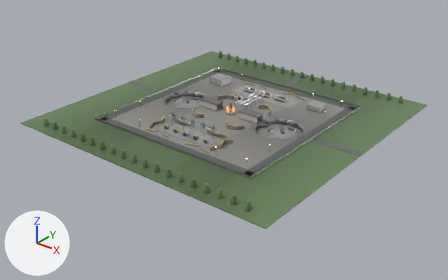
An edit to the glTF model assets/maps/reactor_site/glb/01_site.glb, drawn before and after from the same camera.
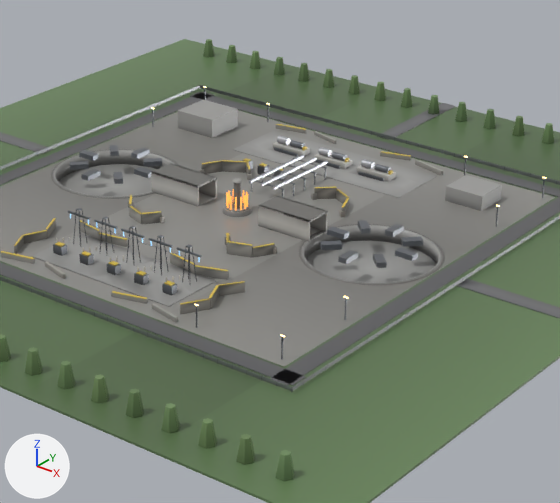
Each version appears first whole from a camera (50 mm lens) standing at (631.0, -808.0, 444.0) and looking at (-6.0, -12.0, -50.0), and next in a close-up on the part from 32% to 78% of the width and 13% to 78% of the height. Every picture has the same lights, and +X, +Y and +Z are marked at lower left. The older version's two pictures come first. Vertices at exactly the same position are counted once.

The first close-up shows 'site_asphalt', 'site_blastwall', 'site_concrete', 'site_concretedark', 'site_concretepale', 'site_grass', 'site_groundapron', 'site_groundgrass', 'site_steel', 'site_steel_nocol', 'site_steeldark', 'site_warning_nocol' and 7 more.
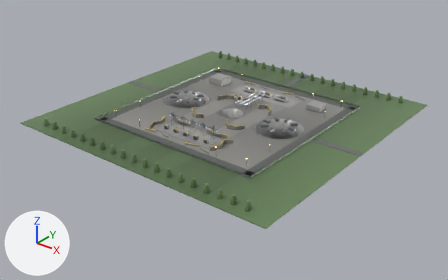
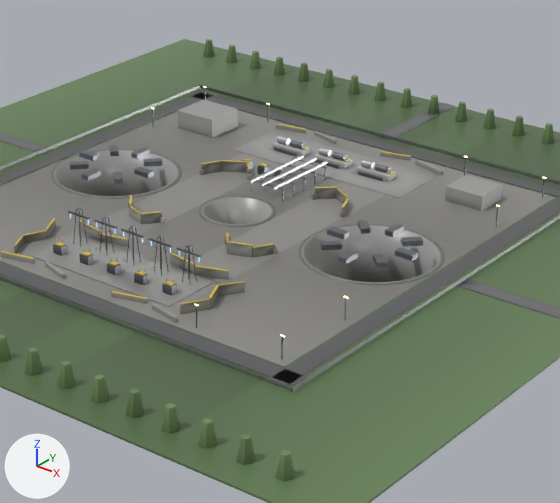
Pixel boxes (x1, y1, x2, y2) of what changed, in the close-ups (560 x 503 px; the box of a moved part takes in the faces that stretch with it):
'site_concrete', reshaped: before (51, 149, 444, 285); after (51, 149, 445, 285)
part 1 of me_site_concrete_mesh, deleted: before (151, 163, 328, 241)
part 2 of me_site_concrete_mesh, moved or reshaped: before (51, 149, 444, 285); after (51, 149, 445, 285)
part 3 of me_site_concretedark_mesh, added: after (201, 197, 273, 225)
part 4 of me_site_concretedark_mesh, cut back: before (53, 150, 176, 197); after (53, 150, 179, 197)
part 5 of me_site_concretedark_mesh, cut back: (301, 225, 442, 283) in both
part 6 of me_site_groundapron_mesh, added: after (7, 127, 439, 320)

The change, as a diff of the scene's bpy script:
```diff
--- a/assets/maps/reactor_site/glb/01_site.glb.py
+++ b/assets/maps/reactor_site/glb/01_site.glb.py
@@ me_site_concrete_mesh @@
 # used by ob_site_concrete; location = (0.0, 0.0, 0.0)
-me_site_concrete_mesh.from_pydata(...)  # 650 vertices, 1268 faces; spans x -150.0..150.0, y -45.0..45.0, z 0.0..14.0
+me_site_concrete_mesh.from_pydata(...)  # 1144 vertices, 2256 faces; spans x -150.0..150.0, y -45.0..45.0, z -70.0..0.0
+# me_site_concrete_mesh part 1: 6 loose pieces with 230 vertices, spanning x -65.0..65.0, y -10.0..10.0, z 0.0..14.0, are deleted
+# me_site_concrete_mesh part 2: 6 vertices moved within x -25.0..25.0, y -5.0..5.0, z 0.0; 344 vertices removed from x -149.0..149.0, y -44.0..44.0, z 0.0; 308 vertices added at x -149.0..149.0, y -44.0..44.0, z 0.0
+# other edits to the shape of me_site_concrete_mesh do not show in these pictures
 me_site_concrete_mesh.materials.append(mat_concrete)
@@ me_site_concretedark_mesh @@
 # used by ob_site_concretedark; location = (0.0, 0.0, 0.0)
-me_site_concretedark_mesh.from_pydata(...)  # 1059 vertices, 2178 faces; spans x -148.0..148.0, y -134.0..132.0, z -10.0..14.0
+me_site_concretedark_mesh.from_pydata(...)  # 2788 vertices, 5782 faces; spans x -148.0..148.0, y -134.0..132.0, z -102.0..14.0
+# me_site_concretedark_mesh part 3: a new loose piece of 497 vertices spanning x -24.0..24.0, y -24.0..24.0, z -102.0..0.0, in mat_concretedark
+# me_site_concretedark_mesh part 4: 18 vertices moved from x -143.0..-62.0, y -38.0..38.0, z -10.0..0.0 to x -143.0..-64.0, y -38.0..38.0, z -56.0..0.0; 127 vertices removed from x -148.0..-62.0, y -43.0..43.0, z -10.0..0.0; 741 vertices added at x -148.0..-62.0, y -43.0..43.0, z -102.0..0.0
+# me_site_concretedark_mesh part 5: 18 vertices moved from x 62.0..143.0, y -38.0..38.0, z -10.0..0.0 to x 64.0..143.0, y -38.0..38.0, z -56.0..0.0; 127 vertices removed from x 62.0..148.0, y -43.0..43.0, z -10.0..0.0; 676 vertices added at x 62.0..148.0, y -43.0..43.0, z -102.0..0.0
+# other edits to the shape of me_site_concretedark_mesh do not show in these pictures
 me_site_concretedark_mesh.materials.append(mat_concretedark)
@@ me_site_groundapron_mesh @@
 # used by ob_site_groundapron; location = (0.0, 0.0, 0.0)
-me_site_groundapron_mesh.from_pydata(...)  # 136 vertices, 308 faces; spans x -150.0..150.0, y -150.0..150.0, z 0.0
+me_site_groundapron_mesh.from_pydata(...)  # 204 vertices, 456 faces; spans x -150.0..150.0, y -150.0..150.0, z 0.0
+# me_site_groundapron_mesh part 6: 68 vertices added at x -25.0..25.0, y -150.0..150.0, z 0.0
 me_site_groundapron_mesh.materials.append(mat_groundapron)
```
